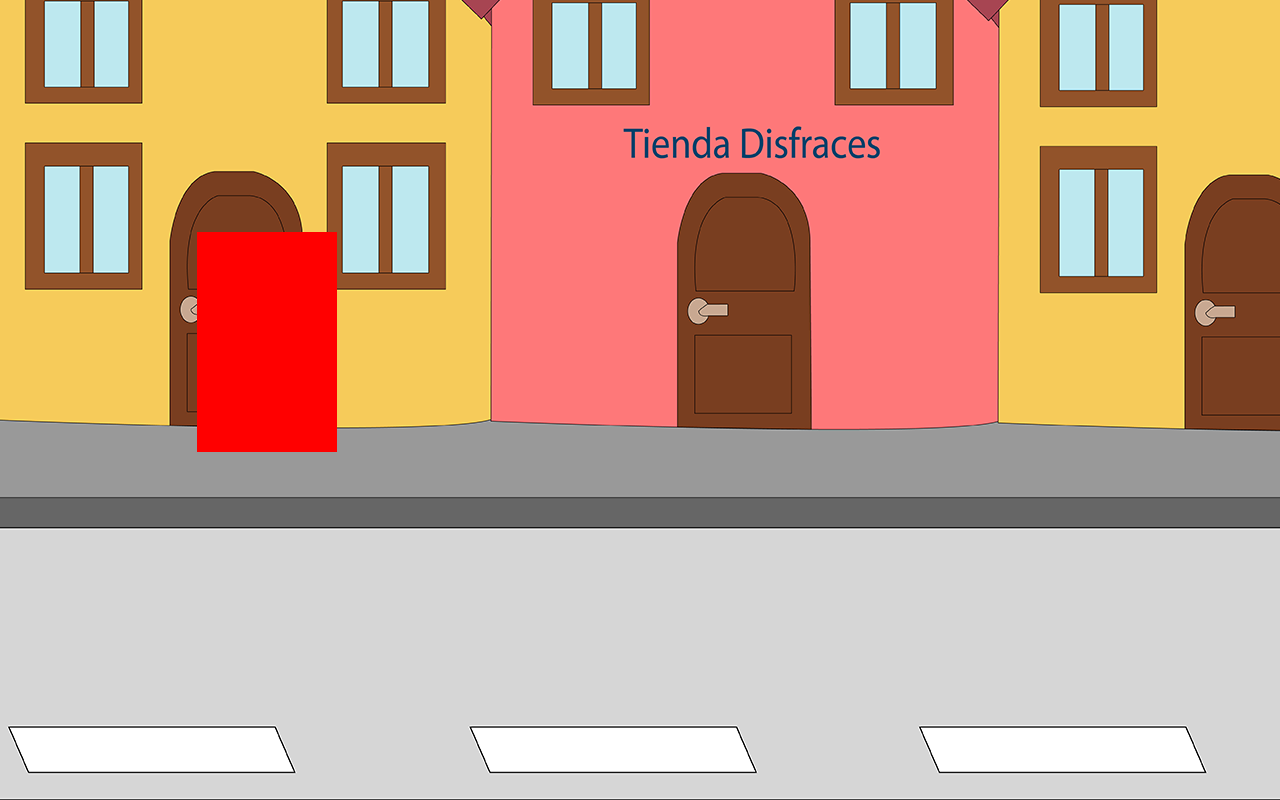
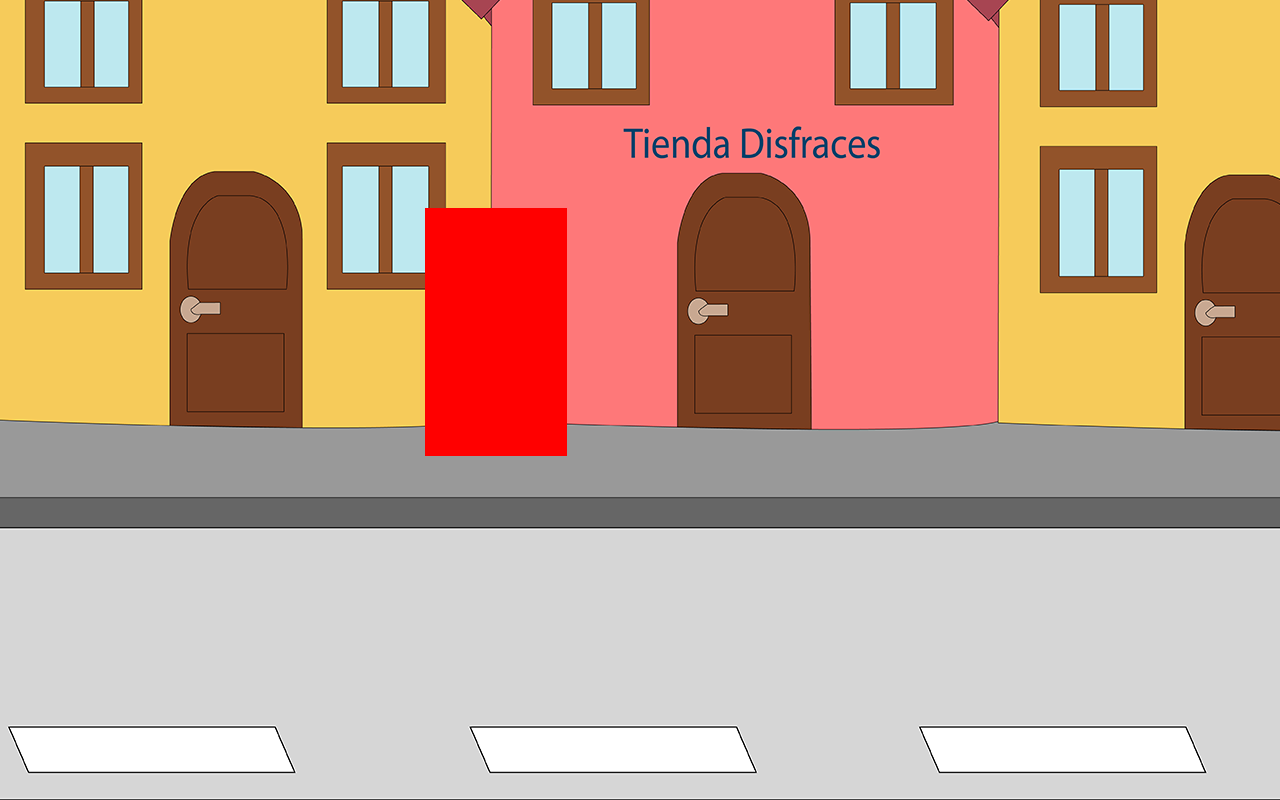
Layers edited between the first and the second 1280 × 800 image:
painted on "kwkexp" over [197, 208, 567, 456]
